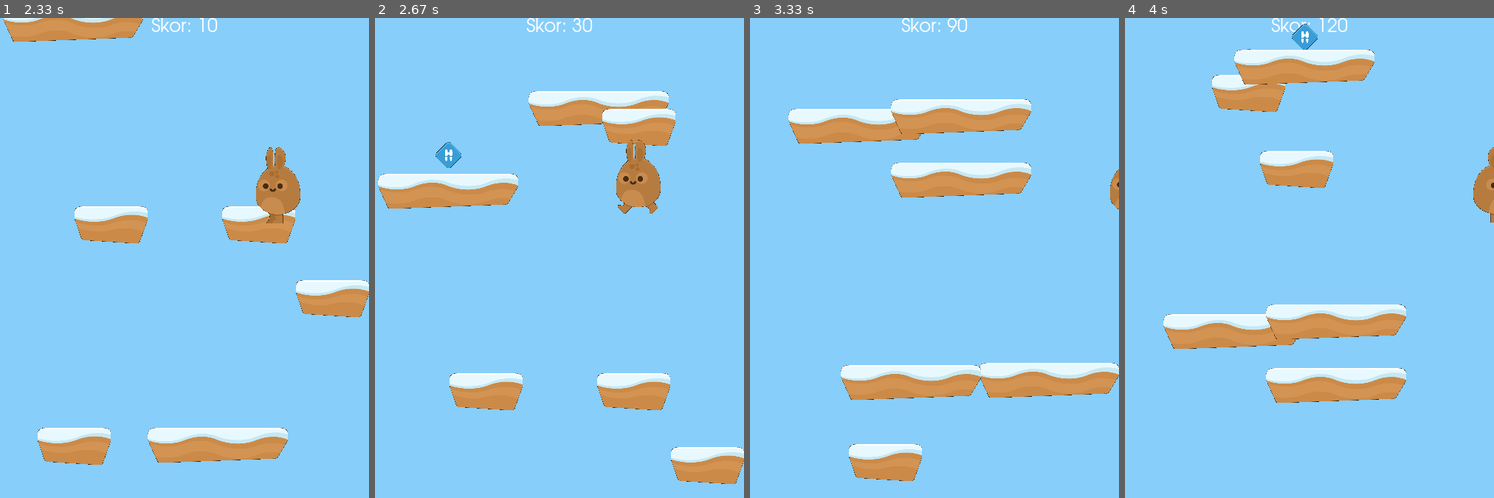
Above: before the commit, frames 1-4 (left to right).
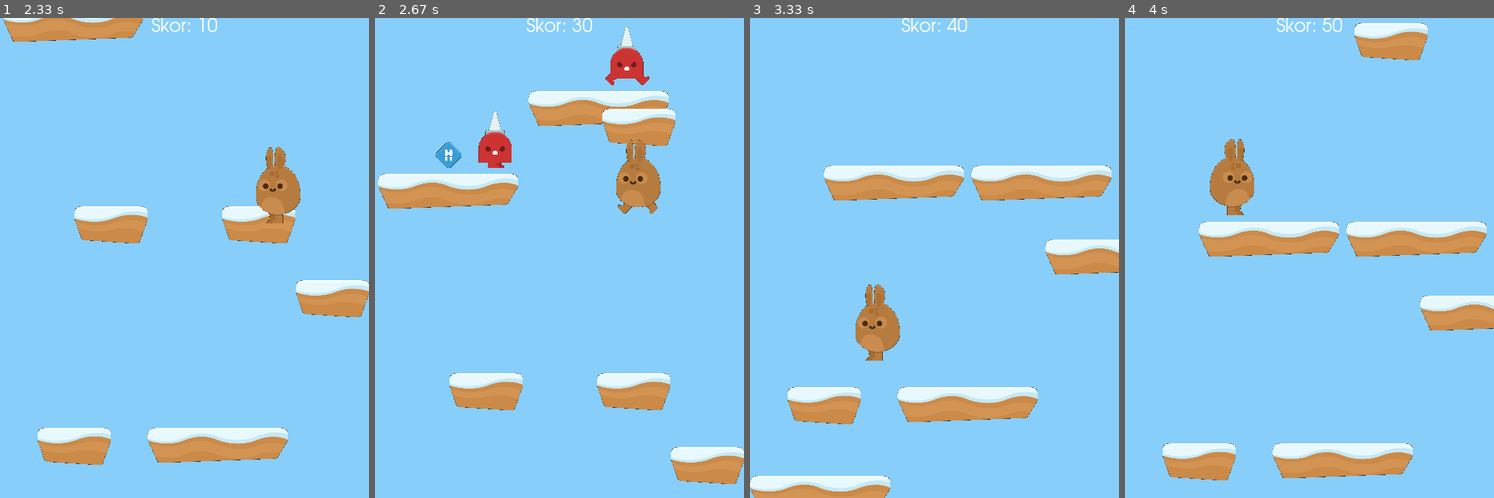
Above: after the commit, the same moments.

Repository: ProjeYonetimiDersi/Butunleme-Pygame
Game: pygame game, started from projeyonetimiButunleme/main.py
Two runs of this game, one before a commit and one after it. Both use one fixed random seed, a clock stepped at 60 frames per second and the inputs below.
Inputs:
- Up to frame 1 (2.33 s): hold Right 0.33-0.8 s; hold Right 0.83-1.3 s; hold Left 1.33-1.87 s; tap Space at 1.4, 1.7, 1.97, 2.27 s; hold Left 1.9-2.3 s
- Up to frame 2 (2.67 s): hold Right from 2.33 s (still down); tap Space at 2.4 s
- Up to frame 3 (3.33 s): tap Space at 2.7, 3.07 s; release Right at 2.97 s; hold Left from 3 s (still down)
- Up to frame 4 (4 s): tap Space at 3.37, 3.57, 3.87 s; release Left at 3.47 s; hold Right 3.5-3.97 s

Frame 1 is identical in both runs. In frame 2, 1.4% of the frame differs, in the area x 28-75%, y 1-32%; in frame 3, 22%; in frame 4, 26%, in the area x 10-100%, y 0-97%.

Commit message:
Yürüme animasyonları ile birlikte sağa sola hareket eden ve çarpınca oyunun bitmesini sağlayan düşman eklendi.

Diff:
--- a/projeyonetimiButunleme/main.py
+++ b/projeyonetimiButunleme/main.py
@@ -24,6 +24,7 @@
         self.all_sprites = pygame.sprite.Group()
         self.platforms = pygame.sprite.Group()
         self.powerUps = pygame.sprite.Group()
+        self.enemies = pygame.sprite.Group()
 
         p1 = Platform(self, 0, HEIGHT-30)
         p2 = Platform(self, WIDTH/2-50, 500)
@@ -94,6 +95,10 @@
         if powerGain:
             self.player.hiz.y = -35
 
+        dusmanTemasi = pygame.sprite.spritecollide(self.player, self.enemies, False)
+        if dusmanTemasi:
+            self.playing = False
+
         if self.player.rect.top > HEIGHT:
             for sprite in self.all_sprites:
                 sprite.rect.y -= max(self.player.hiz.y, 15)
@@ -131,6 +136,12 @@
                 powerup = PowerUp(self, p)
                 self.powerUps.add(powerup)
                 self.all_sprites.add(powerup)
+
+            if p.rect.width > 100:
+                if random.randint(1, 10):
+                    enemy = Enemy(self, p)
+                    self.enemies.add(enemy)
+                    self.all_sprites.add(enemy)
 
         pygame.display.update()
 
--- a/projeyonetimiButunleme/sprites.py
+++ b/projeyonetimiButunleme/sprites.py
@@ -149,3 +149,66 @@
 
         if not self.oyun.platforms.has(self.platform):
             self.kill()
+
+class Enemy(pygame.sprite.Sprite):
+    def __init__(self, oyun, platform):
+        super().__init__()
+        self.oyun = oyun
+        self.platform = platform
+        self.upload_images()
+
+        self.image = self.bekleme
+        self.rect = self.image.get_rect()
+        self.rect.midbottom = self.platform.rect.midtop
+        self.hareketSonZaman = 0
+        self.sayac = 0
+
+        self.vx = 3
+
+    def upload_images(self):
+        self.bekleme = self.oyun.spritesheet.get_image(814, 1417, 90, 155)
+
+        self.sag_yurumeler = [self.oyun.spritesheet.get_image(704, 1256, 120, 159),
+                              self.oyun.spritesheet.get_image(812, 296, 90, 155)]
+        self.sol_yurumeler = []
+
+        for yurume in self.sag_yurumeler:
+            self.sol_yurumeler.append(pygame.transform.flip(yurume, True, False))
+
+    def update(self, *args):
+        self.rect.bottom = self.platform.rect.top
+
+        if not self.oyun.platforms.has(self.platform):
+            self.kill()
+
+        self.rect.x += self.vx
+
+        if self.rect.right + 4 > self.platform.rect.right or self.rect.x - 4 < self.platform.rect.left:
+            kayitvx = self.vx
+            self.vx = 0
+
+            bottom = self.rect.midbottom
+            self.image = self.bekleme
+            self.rect = self.image.get_rect()
+            self.rect.midbottom = bottom
+
+            self.vx = kayitvx * -1
+
+        if self.vx > 0:
+            simdi = pygame.time.get_ticks()
+            if simdi - self.hareketSonZaman > 250:
+                self.hareketSonZaman = simdi
+                bottom = self.rect.midbottom
+                self.image = self.sag_yurumeler[self.sayac % 2]
+                self.rect = self.image.get_rect()
+                self.rect.midbottom = bottom
+                self.sayac += 1
+        else:
+            simdi = pygame.time.get_ticks()
+            if simdi - self.hareketSonZaman > 250:
+                self.hareketSonZaman = simdi
+                bottom = self.rect.midbottom
+                self.image = self.sol_yurumeler[self.sayac % 2]
+                self.rect = self.image.get_rect()
+                self.rect.midbottom = bottom
+                self.sayac += 1
